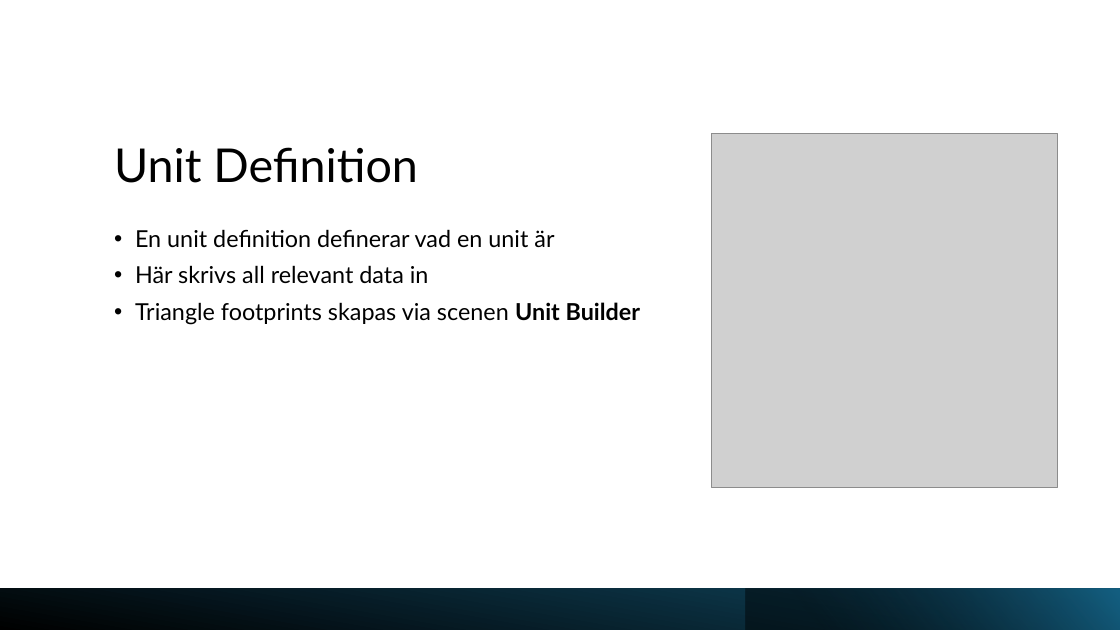
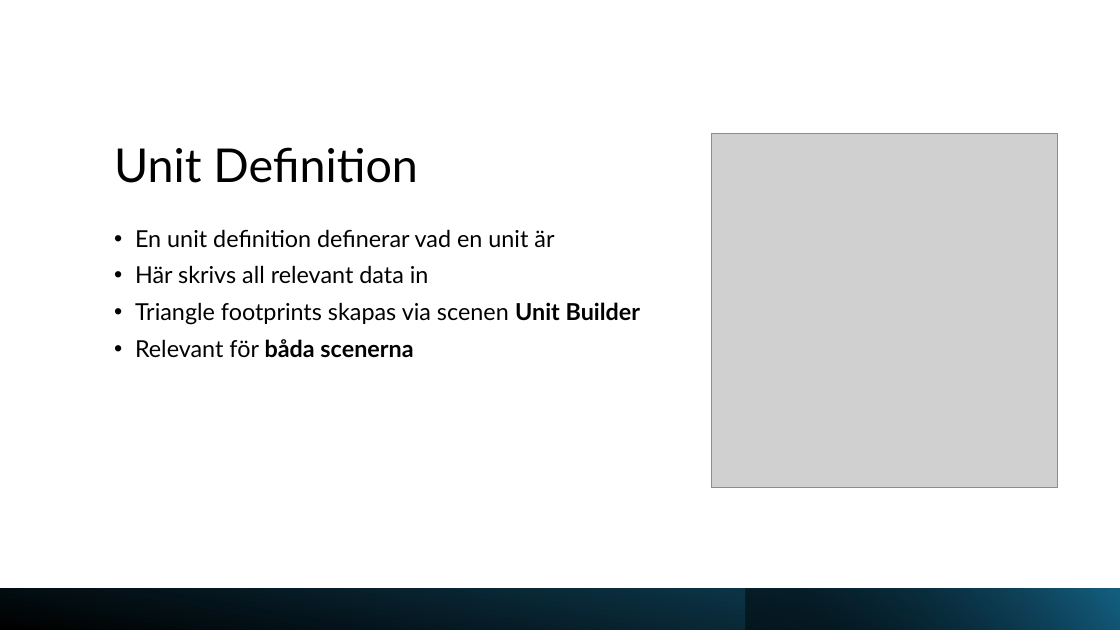
Before and after one commit to Jaltl/RogueLikeChess, a slide deck: slide 4 of Assets/Pontus Unit Builder.pptx. Drawn at 1120x630 pixels with LibreOffice and Linux fonts; fonts in the diff are those of the drawing; grey boxes stand for pictures. Boxes give left, top, right and bottom in pixels: in the first picture for what was removed or moved away, otherwise in the second. Text is boxed around its words. In the diff, an @@ line names an element or a change of style, - is before the commit and + after.

```diff
--- a/Assets/Pontus Unit Builder.pptx
+++ b/Assets/Pontus Unit Builder.pptx
@@ text at [135,339,413,357]: paragraph added @@
+• Relevant för båda scenerna
```
Also in this commit, not shown: 6 other slides changed.
